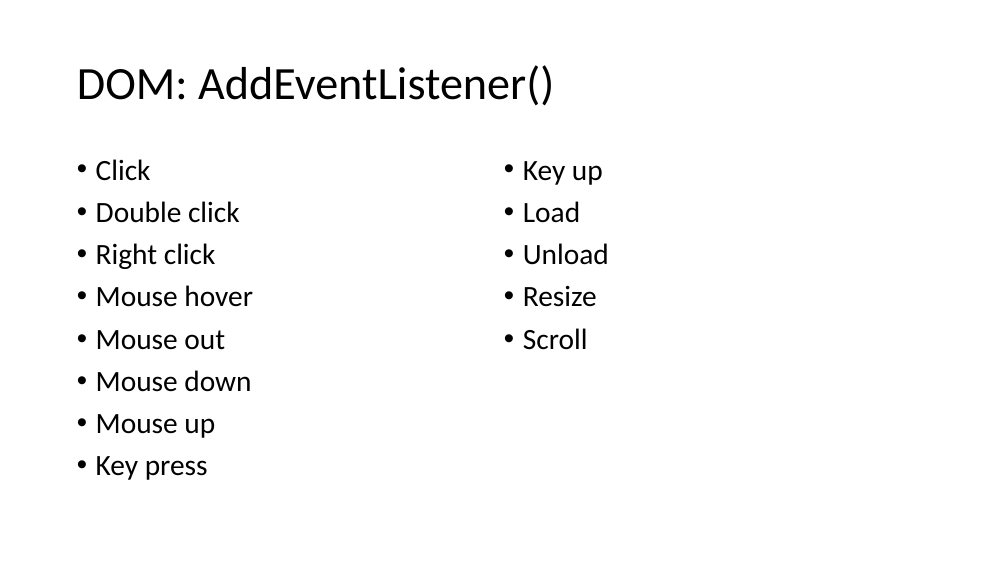
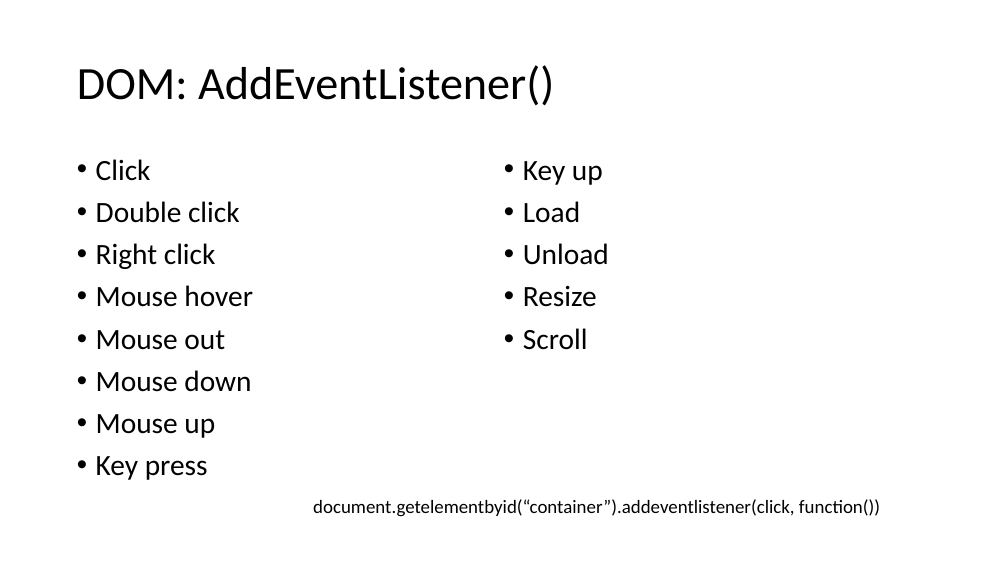
Before and after one commit to PiyushChaturvedii/Batch04, a slide deck: slide 88 of JavaScript.pptx. Drawn at 1008x567 pixels with LibreOffice and Linux fonts; fonts in the diff are those of the drawing. Boxes give left, top, right and bottom in pixels: in the first picture for what was removed or moved away, otherwise in the second. Text is boxed around its words. In the diff, an @@ line names an element or a change of style, - is before the commit and + after.

```diff
--- a/JavaScript.pptx
+++ b/JavaScript.pptx
@@ text added at bbox=[313, 499, 880, 517], 18 pt, text #000000 @@
+document.getelementbyid(“container”).addeventlistener(click, function())
```
Also in this commit, not shown: 13 other files.
